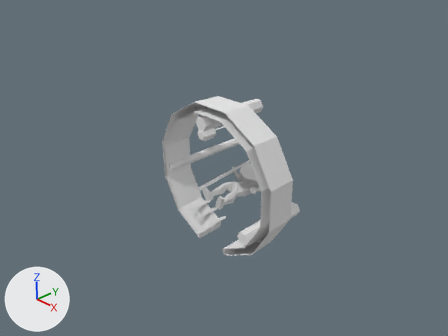
What one commit did to the Blender file techs/megapack/romans/school_pruduse.blend.
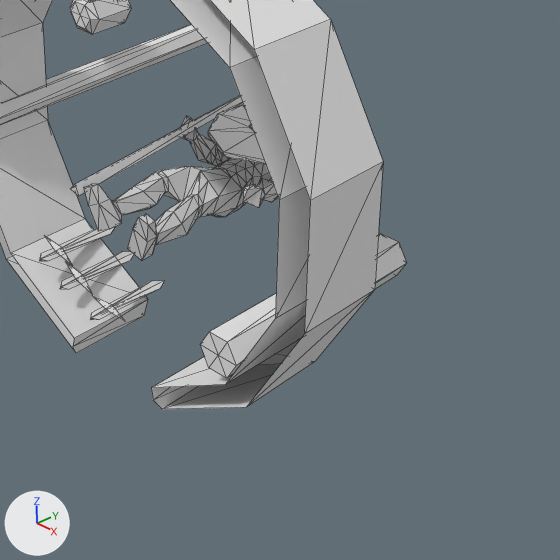
Each version is shown from the file's camera 'Camera', then close up on the part from 39% to 77% of the width and 39% to 90% of the height. Every picture has the same lights, and +X, +Y and +Z are marked at lower left. The close-ups show mesh edges as thin lines.

Names of what the first close-up shows: 'Cylinder', 'Cylinder.001_Material', 'Cylinder_None', 'Plane_Materi_Material', 'granade_Material.002', 'speer_man_st_Material'.
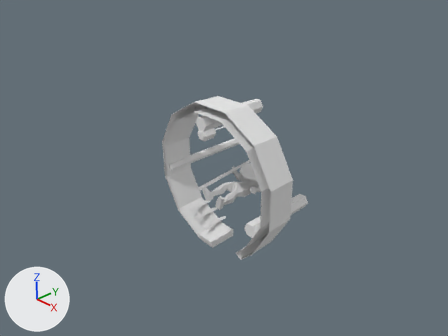
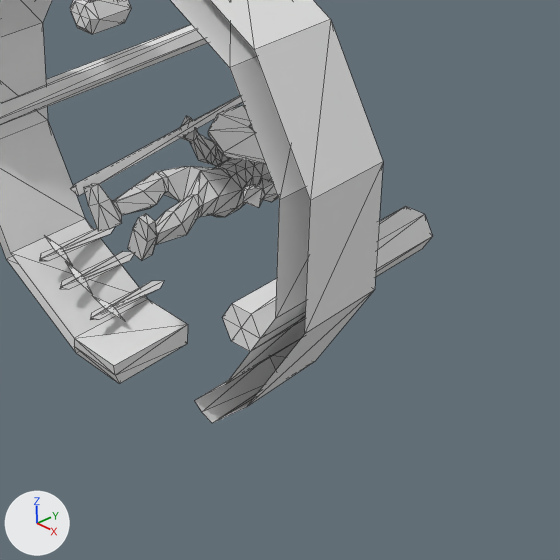
Where the newer file only moved an object's origin or applied its transform, the numbers keep the older frame.

The change, as a list of edits to the scene's bpy script:
```text
Change me_cylinder:
    where me_cylinder.from_pydata(...)  # 114 vertices, 192 faces; spans x -11.2..4.7, y -16.2..1.0, z -15.9..1.0
    used by ob_cylinder; location = (-0.255, 0.135, 1.55); rotation_euler = (1.571, -0.262, 0.0), in degrees (90, -15, 0); scale = (0.194, 0.194, 0.194)
    me_cylinder part 2: the loose piece of 20 vertices spanning x 2.8..4.7, y -16.2..-14.3, z -9.9..1.0 is deleted
Change me_cylinder_none:
    where me_cylinder_none.from_pydata(...)  # 50 vertices, 72 faces; spans x -2.98..2.96, y -0.12..1.16, z -2.97..2.97
    used by ob_cylinder_none; location = (0.0, 0.0, 0.0); scale = (0.685, 0.685, 0.685)
    verts and faces of me_cylinder_none; kept vertices keep their numbers, new ones are numbered from 50
    before: 4 (0.78, 1.16, -2.95), 5 (-0.8, 1.16, -2.95) at pixel (144, 315), 16 (0.78, -0.01, -2.97) at pixel (162, 409), 17 (-0.81, -0.01, -2.97) at pixel (76, 353), 30 (-0.72, 1.16, -2.65) at pixel (148, 299)
    before: 31 (0.7, 1.16, -2.65), 40 (0.7, -0.11, -2.65) at pixel (151, 387), 41 (-0.72, -0.11, -2.65) at pixel (74, 338), 48 (-0.76, -0.11, -2.8) at pixel (72, 346), 49 (0.74, -0.12, -2.8) at pixel (153, 400)
    me_cylinder_none part 1
    add delete_vertices([48])  # with the faces that use them
    add verts[4] = (1.61, 1.16, -2.68)  # moved
    add verts[16] = (1.63, -0.01, -2.7)  # moved, pixel (212, 423)
    add verts[31] = (1.43, 1.16, -2.43)  # moved
    add verts[40] = (1.43, -0.11, -2.43)  # moved, pixel (194, 400)
    add verts[49] = (1.53, -0.08, -2.56)  # moved, pixel (201, 412)
    add verts[50] = (-0.76, -0.08, -2.8)  # pixel (74, 346)
    add verts[51] = (0.02, -0.08, -2.84)  # pixel (115, 375)
    add verts[52] = (0.03, -0.11, -2.68)  # pixel (113, 365)
    add verts[53] = (0.03, 1.16, -2.68)  # pixel (187, 324)
    add verts[54] = (0.01, -0.02, -3.01)  # pixel (119, 383)
    add verts[55] = (0.01, 1.16, -2.99)  # pixel (187, 343)
    add faces += [(51, 54, 55), (51, 55, 53), (51, 53, 52), (5, 54, 17), (5, 55, 54), (5, 30, 55)]
    add faces += [(30, 53, 55), (30, 41, 53), (41, 52, 53), (17, 54, 50), (50, 54, 51), (41, 50, 51)]
    add faces += [(41, 51, 52)]
Add me_cylinder_001_mate:
    me_cylinder_001_mate.from_pydata(...)  # 20 vertices, 36 faces; spans x -0.19..0.19, y -1.06..1.06, z -0.17..0.17
    me_cylinder_001_mate.materials.append(mat_material_003)  # its picture is missing
Add ob_cylinder_001_mate:
    ob_cylinder_001_mate = bpy.data.objects.new('Cylinder.001_Mate', me_cylinder_001_mate)
    ob_cylinder_001_mate.location = (1.454, 0.998, -0.748)
```

Changed parts and their boxes (x1, y1, x2, y2) in the close-ups (560 x 560 px):
'Cylinder_None', reshaped
    before: (0, 0, 383, 409)
    after: (0, 0, 383, 423)
'Cylinder', reshaped
    before: (0, 0, 407, 378)
    after: (0, 0, 208, 125)
'Cylinder.001_Mate', added
    after: (223, 206, 433, 351)
part 1 of me_cylinder_none, built on
    before: (73, 299, 300, 409)
    after: (74, 299, 300, 423)
part 2 of me_cylinder, deleted
    before: (200, 234, 407, 378)
